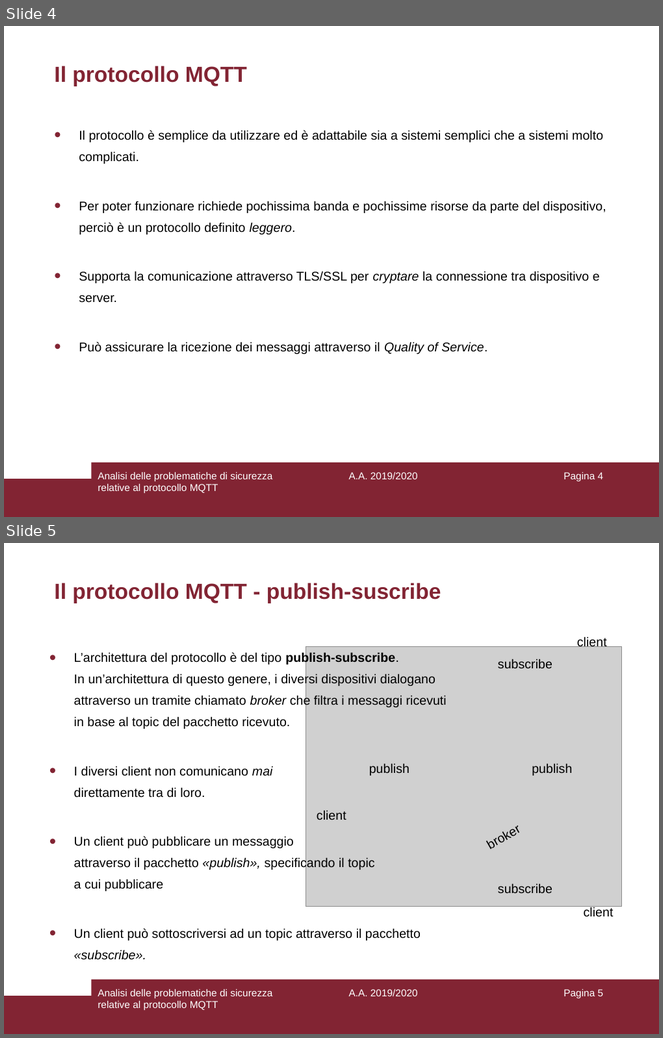
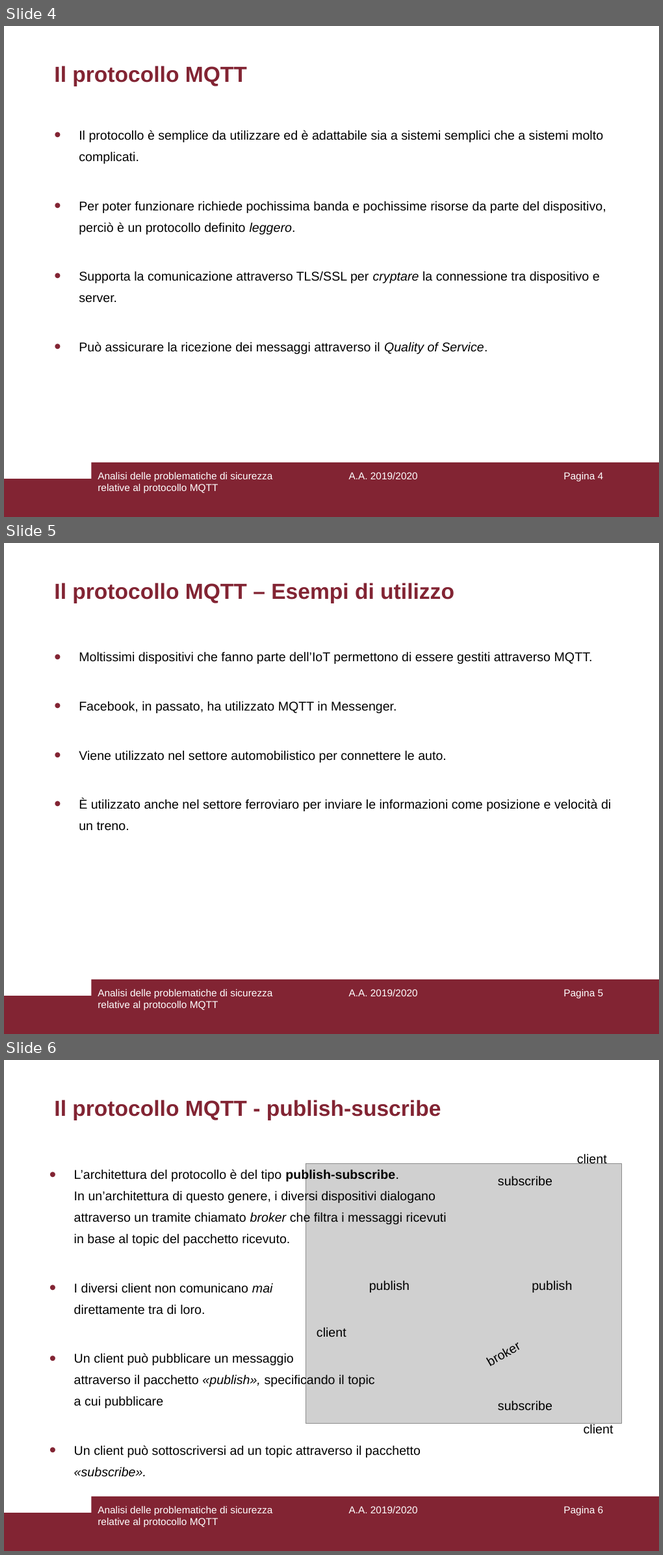
Before and after one commit to aedoardo/bachelor-degree-thesis, a slide deck: slides/Presentazione.ppt. Shown one above the other, each under a label of ours: slides 4 and 5 before the commit, slides 4, 5 and 6 after it. The pictures are 663x1038 and 663x1555 pixels, drawn with LibreOffice and Linux fonts; fonts in the diff are those of the drawing; grey boxes stand for pictures. Boxes give left, top, right and bottom in pixels: in the first picture for what was removed or moved away, otherwise in the second. Text is boxed around its words. In the diff, an @@ line names an element or a change of style, - is before the commit and + after.

```diff
--- a/slides/Presentazione.ppt
+++ b/slides/Presentazione.ppt
@@ slide 5 added at [4, 543, 659, 1034], background #FFFFFF; not listed: 2 template elements that a slide beside it also shows @@
@@ title added at [54, 583, 454, 603], 24 pt, text #822433, bold @@
+Il protocollo MQTT – Esempi di utilizzo
@@ text added at [79, 652, 611, 831], 14 pt, text #000000 @@
+• Moltissimi dispositivi che fanno parte dell’IoT permettono di essere gestiti attraverso MQTT.
+• Facebook, in passato, ha utilizzato MQTT in Messenger.
+• Viene utilizzato nel settore automobilistico per connettere le auto.
+• È utilizzato anche nel settore ferroviaro per inviare le informazioni come posizione e velocità di un treno.
@@ text added at [98, 990, 272, 1010], 11 pt, text #FFFFFF @@
+Analisi delle problematiche di sicurezza relative al protocollo MQTT
@@ text added at [349, 990, 418, 997], 11 pt, text #FFFFFF @@
+A.A. 2019/2020
@@ page number added at [564, 990, 604, 999], 11 pt, text #FFFFFF @@
+Pagina 5
@@ what was slide 5 is now slide 6 @@
@@ page number at [564, 1507, 604, 1516]: text changed @@
-Pagina 5
+Pagina 6
```
Also in this commit, not shown: 1 slide changed, 1 other slide added, 1 slide removed, 1 other file.
